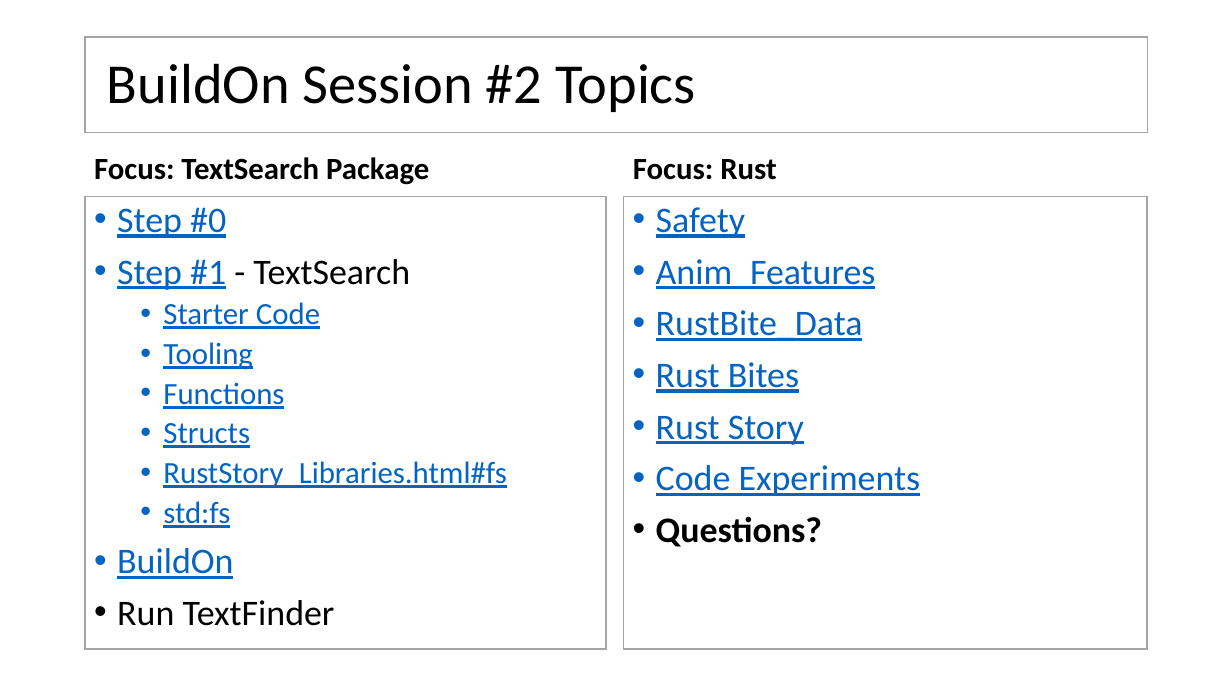
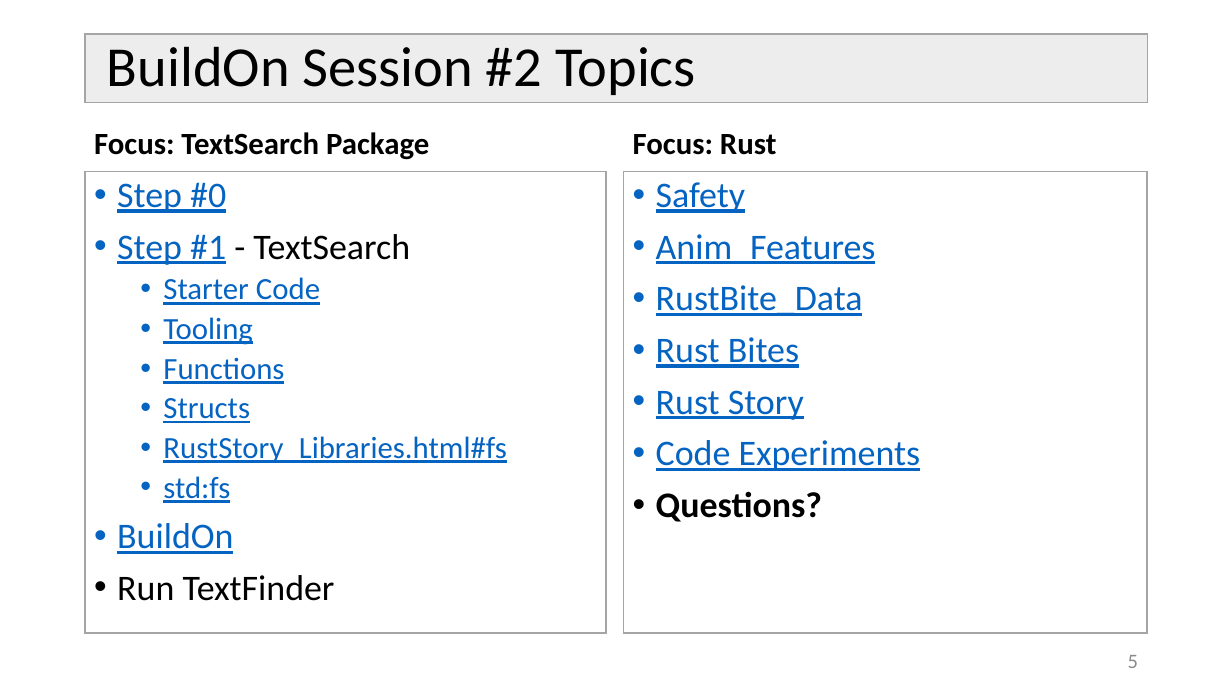
Before and after one commit to JimFawcett/BuildOn, a slide deck: slide 5 of Build-On-2.pptx (slide 7 before the commit). Drawn at 1232x693 pixels with LibreOffice and Linux fonts; fonts in the diff are those of the drawing. Boxes give left, top, right and bottom in pixels: in the first picture for what was removed or moved away, otherwise in the second. Text is boxed around its words. In the diff, an @@ line names an element or a change of style, - is before the commit and + after.

```diff
--- a/Build-On-2.pptx
+++ b/Build-On-2.pptx
@@ title "BuildOn Session #2 Topics": place and size @@
-title "BuildOn Session #2 Topics" at [85, 37, 1148, 133]
+title "BuildOn Session #2 Topics" at [85, 34, 1148, 103]
@@ title "BuildOn Session #2 Topics" at [85, 34, 1148, 103]: fill #FFFFFF to #EDEDED @@
@@ text "Focus: TextSearch Package": place and size @@
-text "Focus: TextSearch Package" at [94, 157, 429, 185]
+text "Focus: TextSearch Package" at [94, 132, 429, 160]
@@ text "Focus: Rust": place and size @@
-text "Focus: Rust" at [633, 159, 776, 180]
+text "Focus: Rust" at [633, 134, 776, 155]
@@ text "Step #0": place and size @@
-text "Step #0" at [85, 197, 606, 649]
+text "Step #0" at [85, 172, 606, 633]
@@ text "Safety": place and size @@
-text "Safety" at [624, 197, 1148, 649]
+text "Safety" at [624, 172, 1148, 633]
@@ page number added at [1128, 655, 1138, 668], 16 pt, text #8C8C8C @@
+5
```
Also in this commit, not shown: 9 other slides changed, 1 other file.
